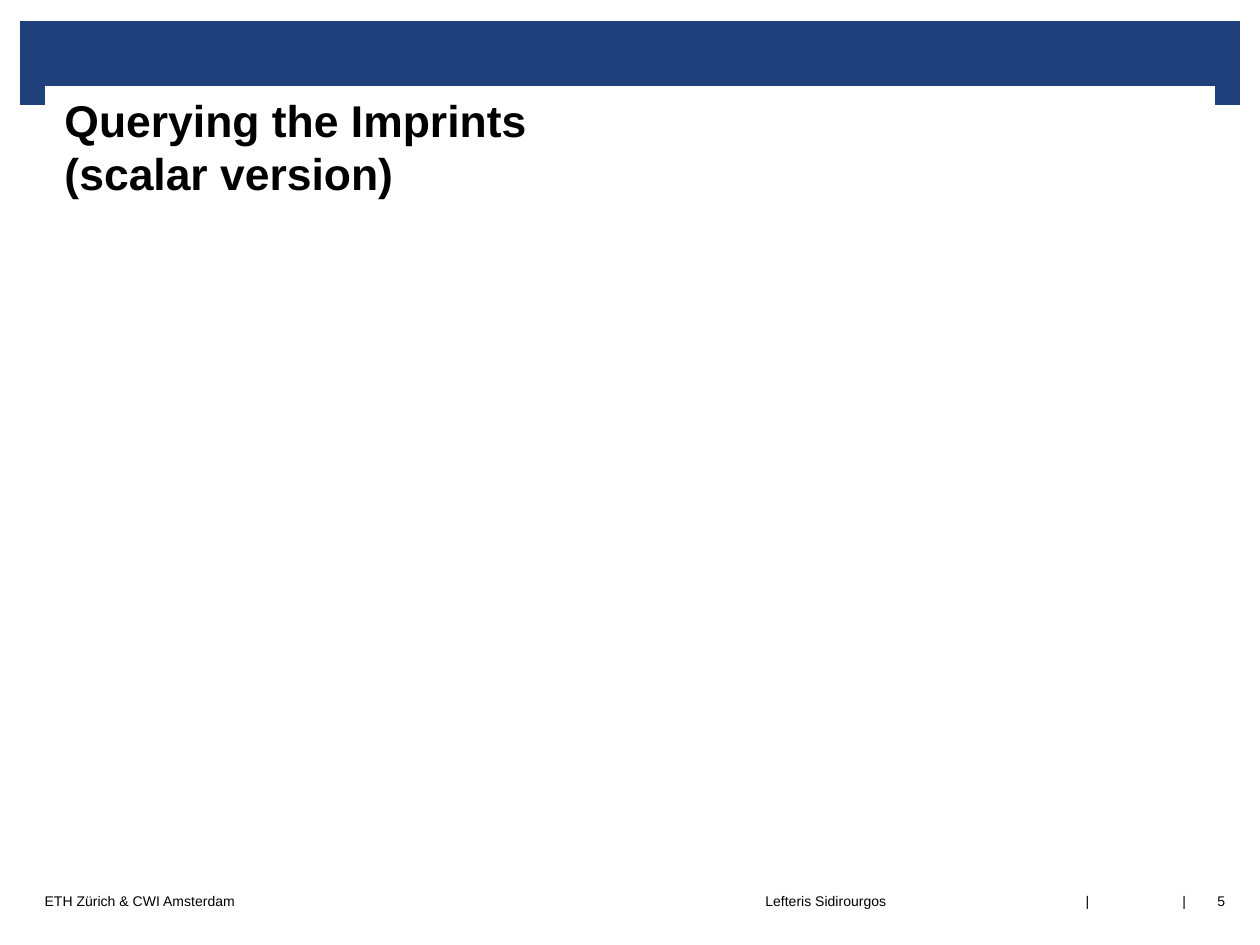
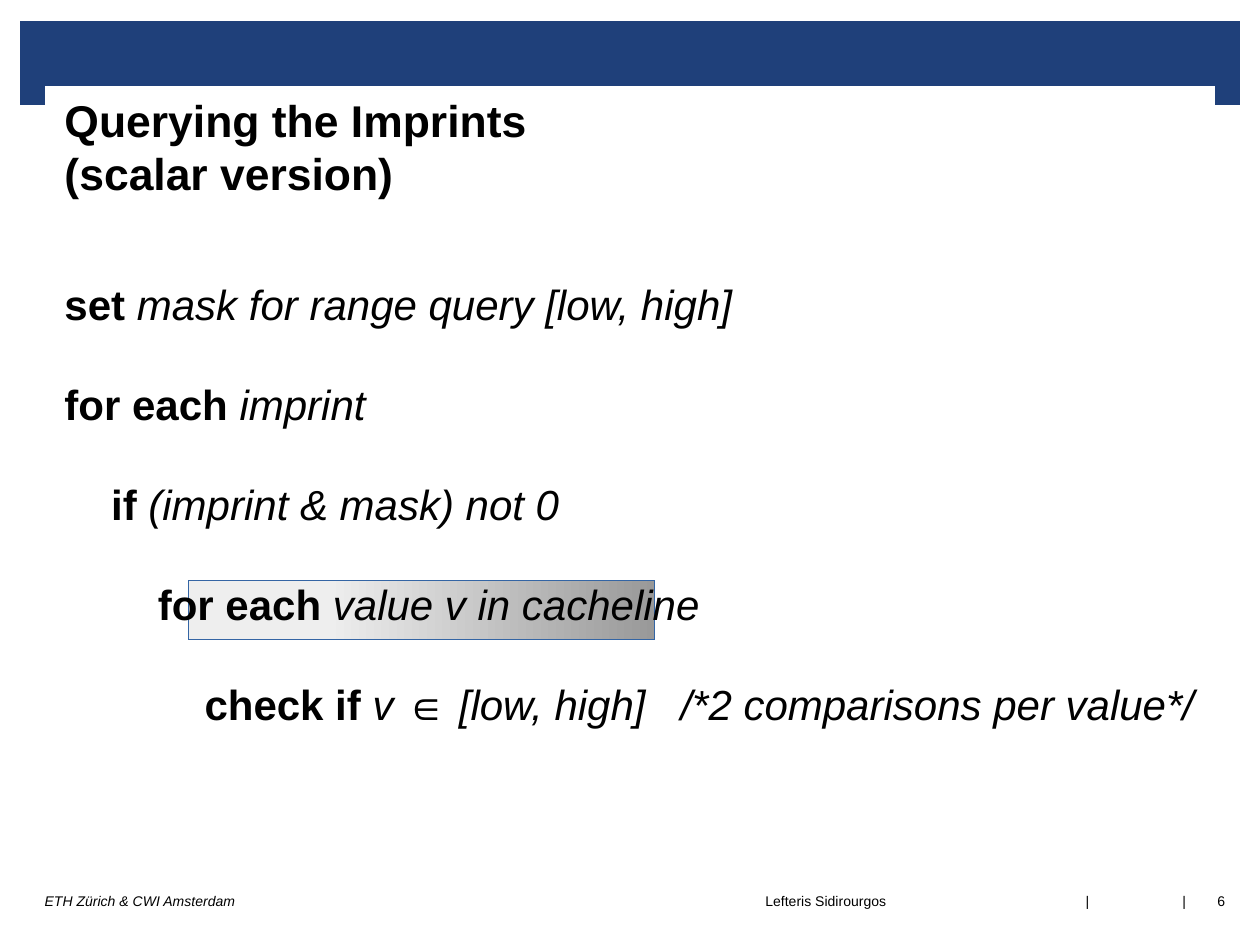
Before and after one commit to lsidir/imprints, a slide deck: slide 6 of DaMoN-paper/presentation/damon17.odp (slide 5 before the commit). Drawn at 1260x945 pixels with LibreOffice and Linux fonts; fonts in the diff are those of the drawing; background and template pictures are left out. Boxes give left, top, right and bottom in pixels: in the first picture for what was removed or moved away, otherwise in the second. Text is boxed around its words. In the diff, an @@ line names an element or a change of style, - is before the commit and + after.

```diff
--- a/DaMoN-paper/presentation/damon17.odp
+++ b/DaMoN-paper/presentation/damon17.odp
@@ text added at <box>64,289,1194,728</box>, 24 pt, text #000000, italic @@
+set mask for range query [low, high]
+for each imprint
+if (imprint & mask) not 0
+for each value v in cacheline
+check if v ∈ [low, high] /*2 comparisons per value*/
@@ rectangle added at <box>189,581,655,640</box>, fill gradient #EEEEEE to #999999, outline #3465A4 0 pt @@
@@ text "ETH Zürich & CWI Amsterdam" at <box>45,896,235,906</box>: italic on @@
@@ page number at <box>1217,896,1225,906</box>: text changed @@
-5
+6
```
Also in this commit, not shown: 14 other slides changed, 1 slide added.
